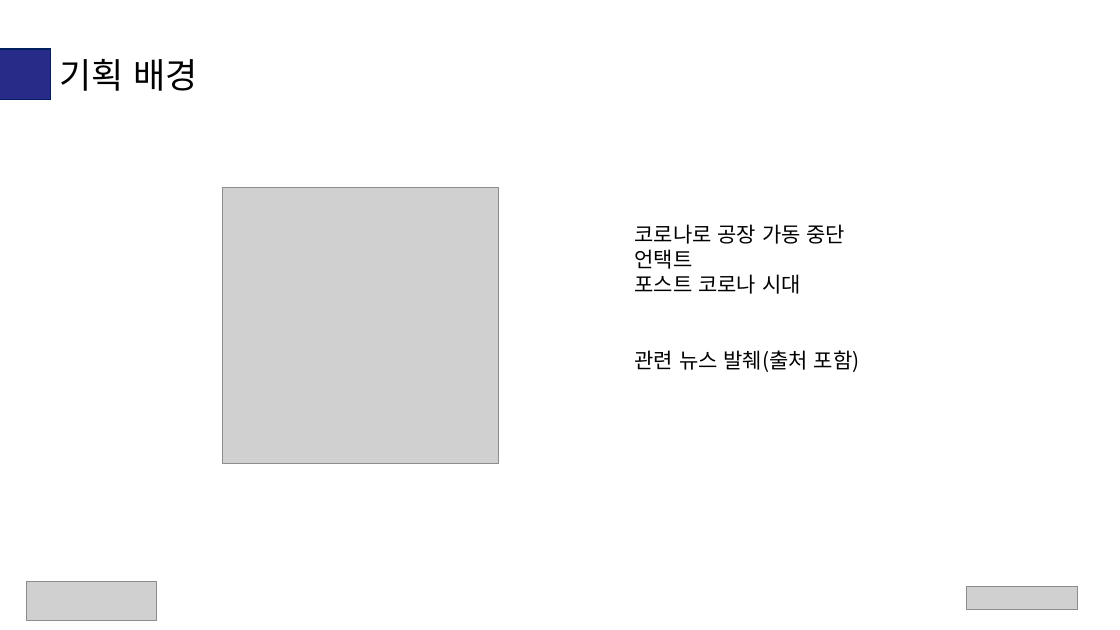
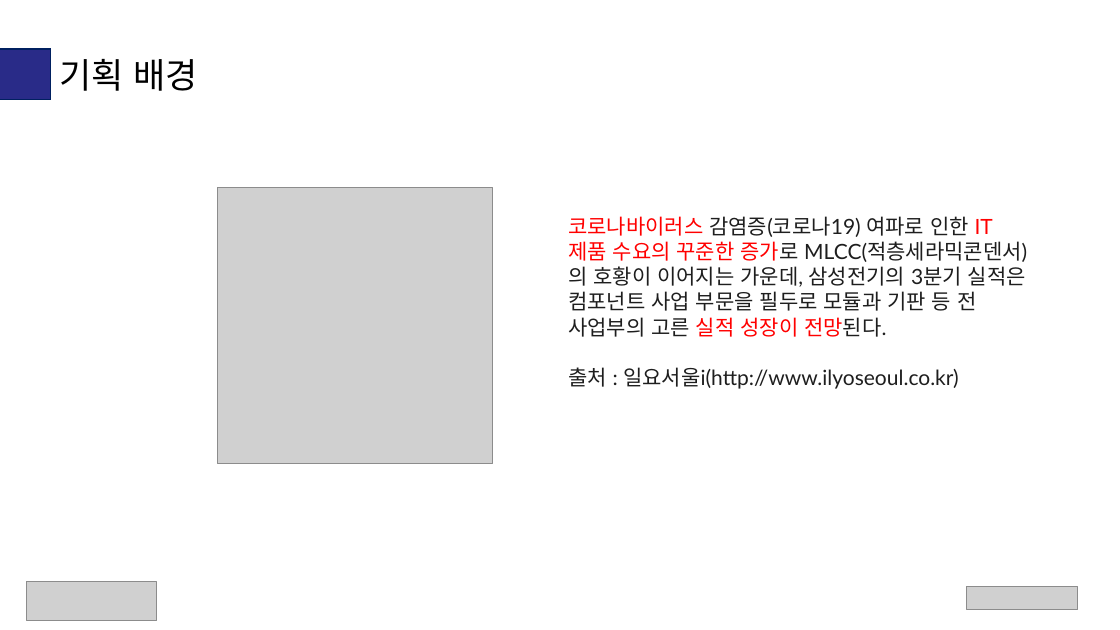
Before and after one commit to ANU-SmartFactory2021/ANU-SmartFactory2021, a slide deck: slide 6 of doc/02. 프로젝트 구현 자료/비전이동(2조)발표자료.pptx. Drawn at 1120x630 pixels with LibreOffice and Linux fonts; fonts in the diff are those of the drawing; grey boxes stand for pictures. Boxes give left, top, right and bottom in pixels: in the first picture for what was removed or moved away, otherwise in the second. Text is boxed around its words. In the diff, an @@ line names an element or a change of style, - is before the commit and + after.

Commit message:
서버 주석 추가 및 ppt 뉴스 삽입

```diff
--- a/doc/02. 프로젝트 구현 자료/비전이동(2조)발표자료.pptx
+++ b/doc/02. 프로젝트 구현 자료/비전이동(2조)발표자료.pptx
@@ picture: place and size @@
-picture at bbox=[223, 187, 498, 464]
+picture at bbox=[218, 187, 493, 464]
@@ text added at bbox=[568, 216, 1027, 389], 18 pt, text #1E1E1E @@
+코로나바이러스 감염증(코로나19) 여파로 인한 IT 제품 수요의 꾸준한 증가로 MLCC(적층세라믹콘덴서)의 호황이 이어지는 가운데, 삼성전기의 3분기 실적은 컴포넌트 사업 부문을 필두로 모듈과 기판 등 전 사업부의 고른 실적 성장이 전망된다.
+출처 : 일요서울i(http://www.ilyoseoul.co.kr)
@@ text removed at bbox=[634, 224, 860, 372] @@
-코로나로 공장 가동 중단
-언택트
-포스트 코로나 시대
-관련 뉴스 발췌(출처 포함)
```
Also in this commit, not shown: 9 other slides changed, 2 other files.
